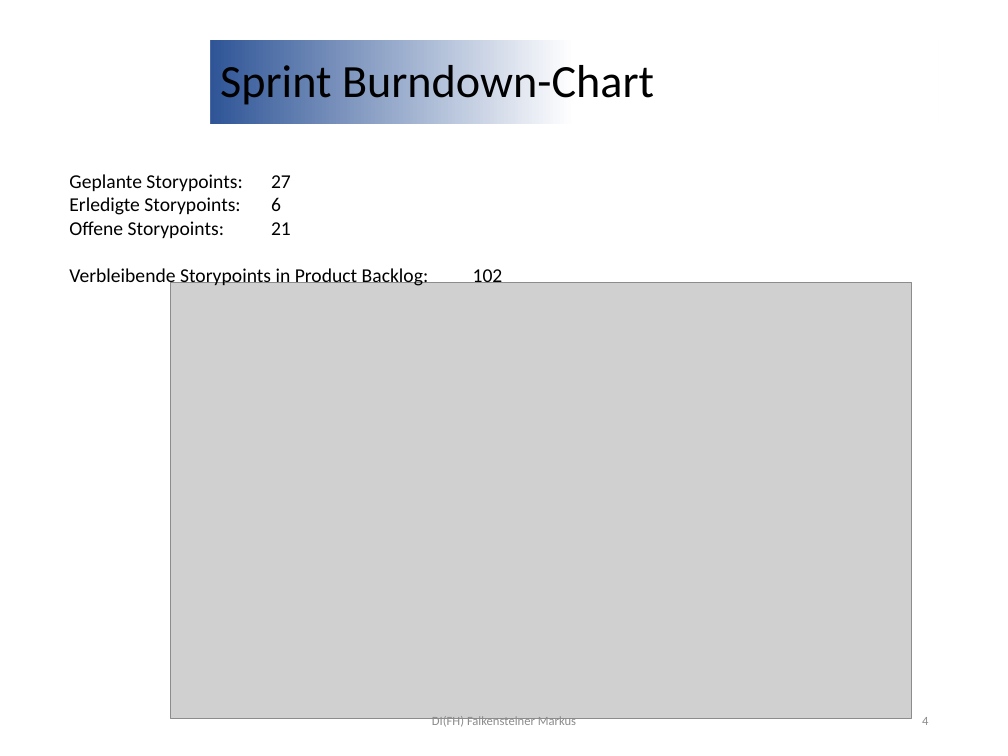
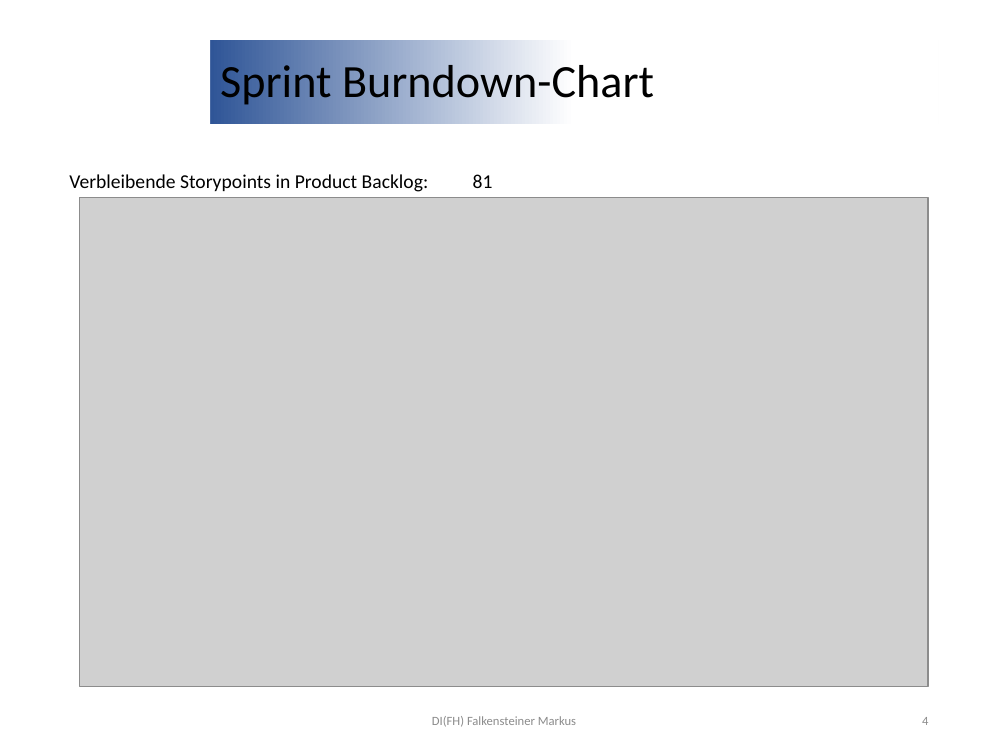
Before and after one commit to DavareDavare/T1_TableCast, a slide deck: slide 4 of Scrum_Unterlagen/Reviews/Sprint01_Review.pptx. Drawn at 1008x756 pixels with LibreOffice and Linux fonts; fonts in the diff are those of the drawing; grey boxes stand for pictures; background and template pictures are left out. Boxes give left, top, right and bottom in pixels: in the first picture for what was removed or moved away, otherwise in the second. Text is boxed around its words. In the diff, an @@ line names an element or a change of style, - is before the commit and + after.

Commit message:
Update Dokumentation + SprintReview

```diff
--- a/Scrum_Unterlagen/Reviews/Sprint01_Review.pptx
+++ b/Scrum_Unterlagen/Reviews/Sprint01_Review.pptx
@@ text at [69,174,493,192]: text changed @@
-Geplante Storypoints: 27
-Erledigte Storypoints: 6
-Offene Storypoints: 21
-Verbleibende Storypoints in Product Backlog: 102
+Verbleibende Storypoints in Product Backlog: 81
@@ picture: place and size @@
-picture at [170,282,911,718]
+picture at [80,198,927,686]
```
Also in this commit, not shown: 4 other slides changed, 3 other files.
